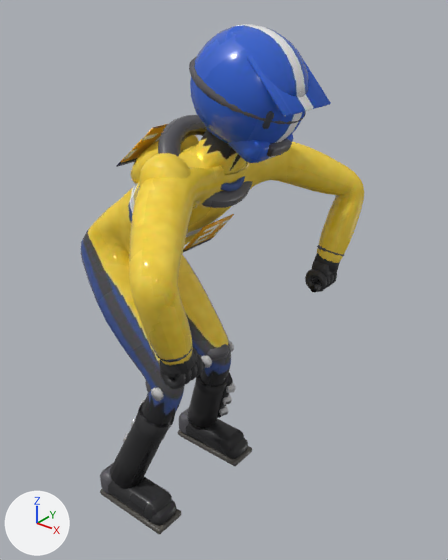
The glTF model public/models/rider.glb: old version first, new version second.
Before and after are seen from a 50 mm lens placed at (1.794, -1.258, 1.635), pointed at (0.725, 0.078, 0.806). The axes (+X, +Y, +Z) are drawn at lower left. The lights are the same throughout. The picture after the commit comes second. Vertices at exactly the same position are counted once.

In view in the first picture: 'rider'.
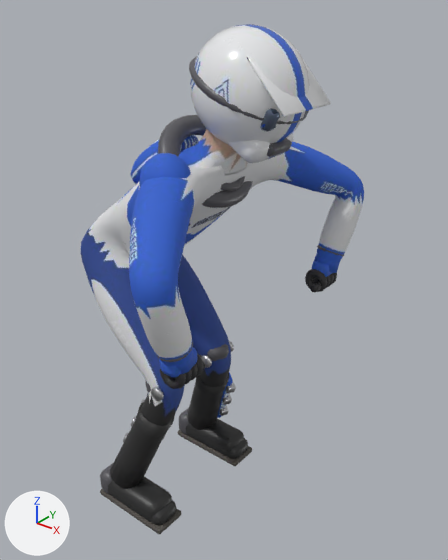
Location of each change, [x1, y1, x2, y2] in pixels of the pictures (448 x 560 px; the box of a moved part takes in the faces that stretch with it):
part 1 of me_rider, deleted (brown): before [117, 124, 168, 167]
part 2 of me_rider, deleted (brown): before [183, 214, 234, 252]
part 3 of me_rider, moved or reshaped (mostly hidden before): before [254, 111, 274, 129]; after [254, 108, 309, 131]
part 4 of me_rider, surface changed: [81, 24, 364, 532] in both
part 5 of me_rider, recoloured: [81, 24, 364, 532] in both

Edits to the bpy script that builds the scene:
```text
Add img_rider_rookie_albedo:
    img_rider_rookie_albedo = load_image('rider_rookie_albedo', '_unpacked/rider_rookie_albedo', 1024, 1024, 'sRGB')
Add mat_rider_rookie:
    mat_rider_rookie = bpy.data.materials.new('rider_rookie')
    # uses the picture img_rider_normal
    # uses the picture img_rider_orm
    # uses the picture img_rider_rookie_albedo
Change me_rider:
    used by ob_rider; location = (0.0, 0.0, 0.0)
    remove me_rider.from_pydata(...)  # 5947 vertices, 11714 faces; spans x 0.26..1.04, y -0.47..0.47, z 0.01..1.54
    add me_rider.from_pydata(...)  # 5933 vertices, 11694 faces; spans x 0.26..1.04, y -0.47..0.47, z 0.01..1.54
    me_rider part 1: the loose piece of 8 vertices spanning x 0.48..0.63, y -0.1..0.1, z 1.16..1.29 is deleted
    me_rider part 2: the loose piece of 8 vertices spanning x 0.68..0.77, y -0.07..0.07, z 0.93..1.03 is deleted
    me_rider part 3: 17 vertices moved from x 0.95..0.99, y -0.09..0.09, z 1.33..1.39 to x 0.95..1.0, y -0.09..0.09, z 1.33..1.39; 45 vertices removed from x 0.94..0.99, y -0.08..0.08, z 1.32..1.39; 47 vertices added at x 0.94..1.0, y -0.09..0.09, z 1.32..1.39
    me_rider part 4: 11308 kept faces spanning x 0.26..1.04, y -0.47..0.47, z 0.01..1.54 get new texture (UV) coordinates
    me_rider part 5: 11396 faces spanning x 0.26..1.04, y -0.47..0.47, z 0.01..1.54 switch from mat_rider_atlas to mat_rider_rookie
```
